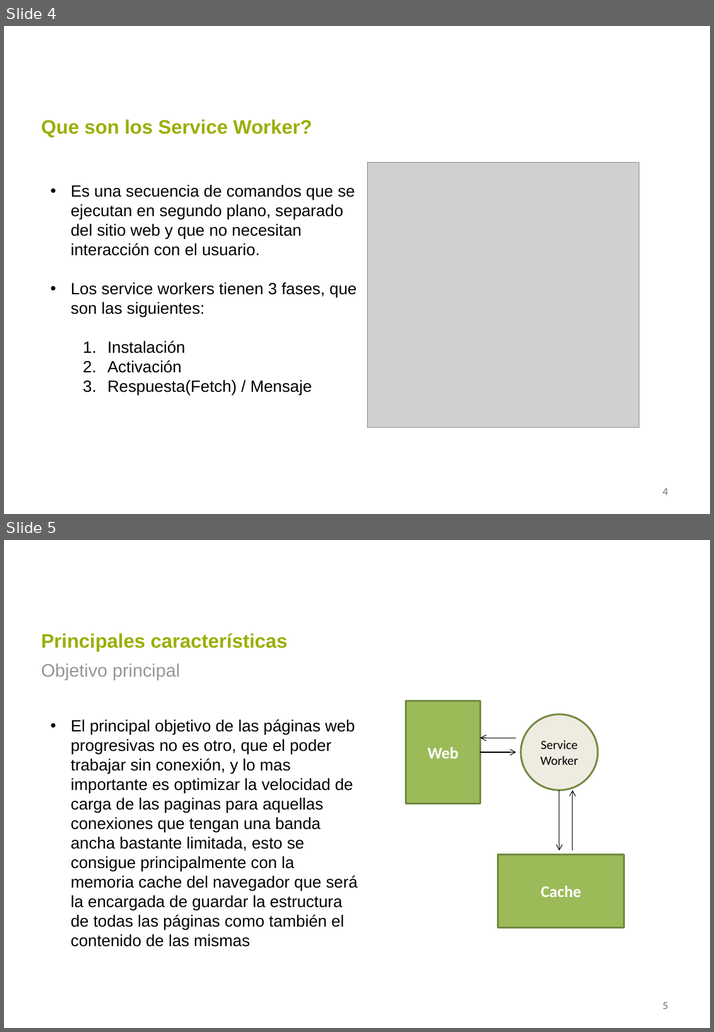
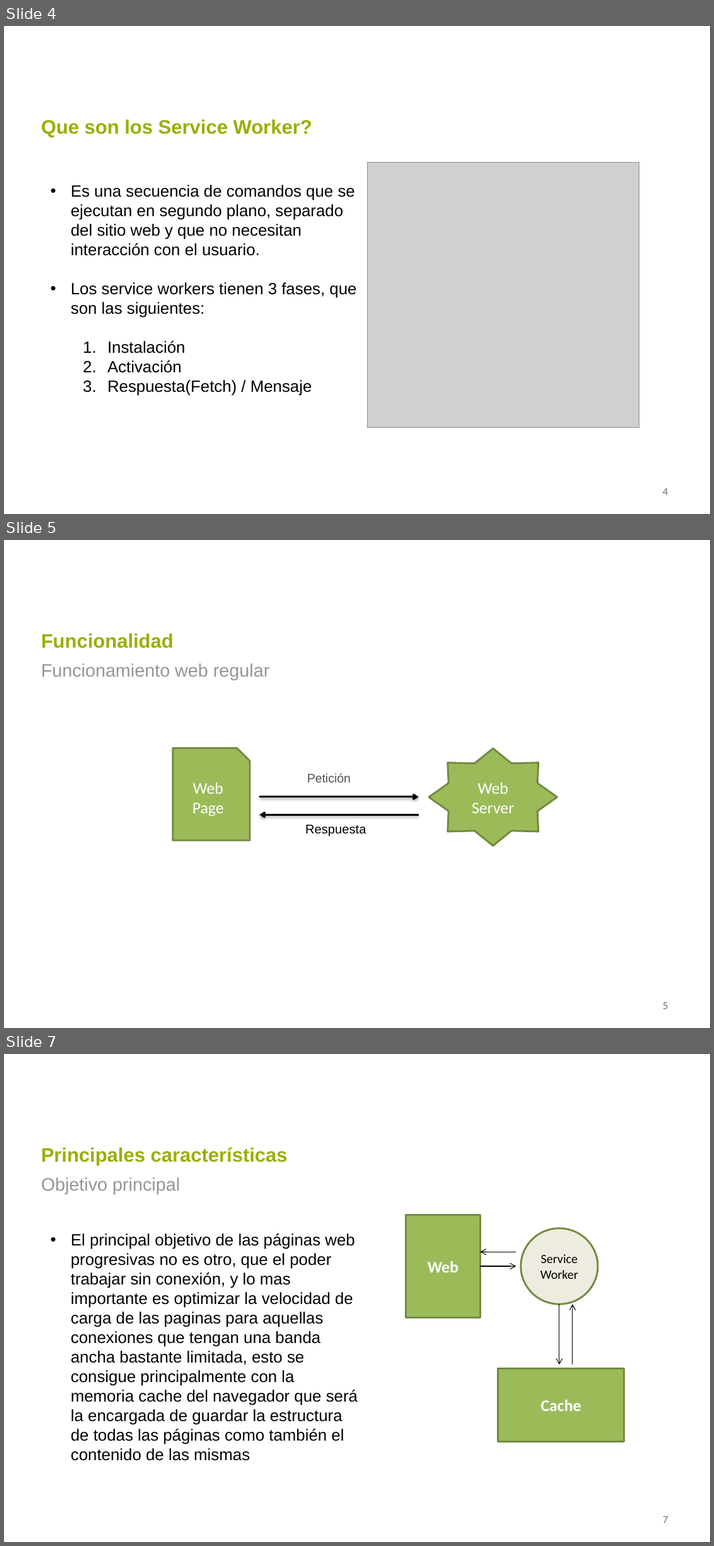
Before and after one commit to eborras14/eborras14.github.io, a slide deck: Documentación/Presentacion_PWA_EduardBorrasRuiz.pptx. Shown one above the other, each under a label of ours: slides 4 and 5 before the commit, slides 4, 5 and 7 after it; the slides between them are not shown. The pictures are 714x1032 and 714x1546 pixels, drawn with LibreOffice and Linux fonts; fonts in the diff are those of the drawing; grey boxes stand for pictures; background and template pictures are left out. Boxes give left, top, right and bottom in pixels: in the first picture for what was removed or moved away, otherwise in the second. Text is boxed around its words. In the diff, an @@ line names an element or a change of style, - is before the commit and + after.

```diff
--- a/Documentación/Presentacion_PWA_EduardBorrasRuiz.pptx
+++ b/Documentación/Presentacion_PWA_EduardBorrasRuiz.pptx
@@ slide 5 added at box(4, 540, 710, 1028), background #FFFFFF @@
@@ title added at box(41, 633, 173, 648), 21.6 pt, text #9AAE04, bold @@
+Funcionalidad
@@ text added at box(41, 663, 269, 680), 20 pt, text #969696 @@
+Funcionamiento web regular
@@ snip rect added at box(173, 749, 250, 841), fill #9BBB59, outline #738A42 2 pt, 18 pt, text #FFFFFF @@
+Web Page
@@ star added at box(429, 749, 557, 846), fill #9BBB59, outline #738A42 2 pt, 18 pt, text #FFFFFF @@
+Web Server
@@ text added at box(307, 773, 350, 783), 13.6 pt, text #505050 @@
+Petición
@@ arrow added from (259, 797) to (419, 797), #000000 2 pt @@
@@ arrow added from (419, 815) to (259, 815), #000000 2 pt @@
@@ text added at box(305, 825, 366, 836), 14 pt, text #000000 @@
+Respuesta
@@ page number added at box(662, 1002, 668, 1009), 12 pt, text #737373 @@
+5
@@ what was slide 5 is now slide 7 @@
@@ page number at box(662, 1516, 668, 1523): text changed @@
-5
+7
```
Also in this commit, not shown: 2 slides changed, 4 other slides added, 6 slides removed.
